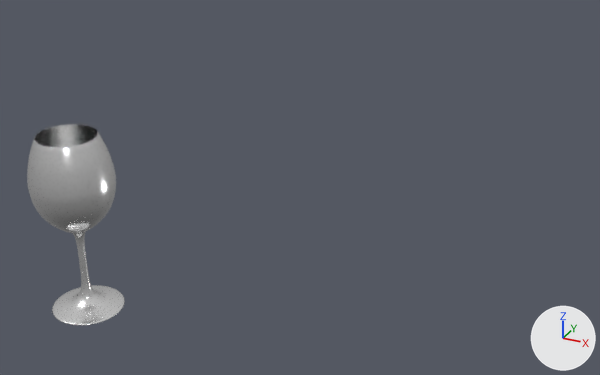
A saved change to the Blender file props/Verre_vin_Camille/verreAVin_camille.blend.
Before and after are seen from a 50 mm camera at (12.3, -13.8, 11.84) aimed at (5.64, 0.36, 4.21). Every picture has the same lights, and +X, +Y and +Z are marked at lower right.
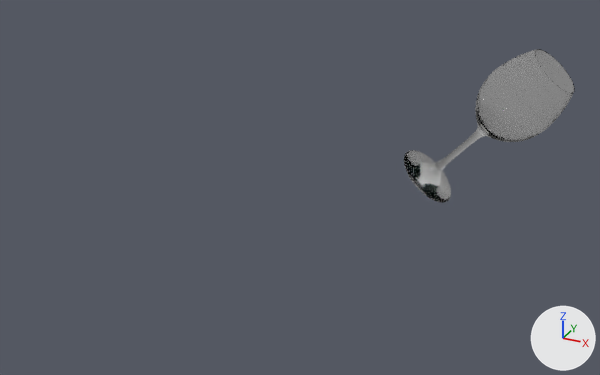
Boxes [x1, y1, x2, y2] around the edits, measured in the pictures (600 x 375 px):
```json
{"object": "Cylinder", "change": "recoloured, moved, turned, rescaled", "before": [27, 124, 125, 325], "after": [404, 49, 575, 203]}
```

The change, as JSON lines over the scene's bpy script:
```json
{"op": "add", "block": "mat_material_001", "code": ["mat_material_001 = bpy.data.materials.new('Material.001')", "mat_material_001.use_nodes = True; mat_material_001.node_tree.nodes.clear()", "_N = mat_material_001.node_tree.nodes; _L = mat_material_001.node_tree.links", "n0 = _N.new('ShaderNodeOutputMaterial'); n0.name = 'Material Output'", "n1 = _N.new('ShaderNodeBsdfGlass'); n1.name = 'Glass BSDF.001'", "n1.distribution = 'BECKMANN'", "n1.inputs[1].default_value = 0.0692  # 'Roughness'", "n1.inputs[2].default_value = 1.45  # 'IOR'", "_L.new(n1.outputs[0], n0.inputs[0])  # 'BSDF' to 'Surface'"]}
{"block": "me_cylinder", "where": "me_cylinder.from_pydata(...)  # 1600 vertices, 1570 faces; spans x -11.0..11.0, y -11.0..11.0, z -35.4..15.6"}
{"op": "remove", "block": "me_cylinder", "code": "me_cylinder.materials.append(mat_glass)"}
{"op": "add", "block": "me_cylinder", "code": "me_cylinder.materials.append(mat_material_001)"}
{"op": "set", "path": "ob_cylinder.location", "old": "(0.0, -0.15, 1.36)", "new": "(9.08, -0.06, 5.91)"}
{"op": "set", "path": "ob_cylinder.rotation_euler", "old": "(0.0, 0.0, 0.0)", "new": "(0.499, 0.538, 0.831)", "note": "degrees (0, 0, 0) -> degrees (29, 31, 48)"}
{"op": "set", "path": "ob_cylinder.scale", "old": "(-0.0913, -0.0913, -0.0913)", "new": "(-0.0608, -0.0608, -0.0608)"}
```
